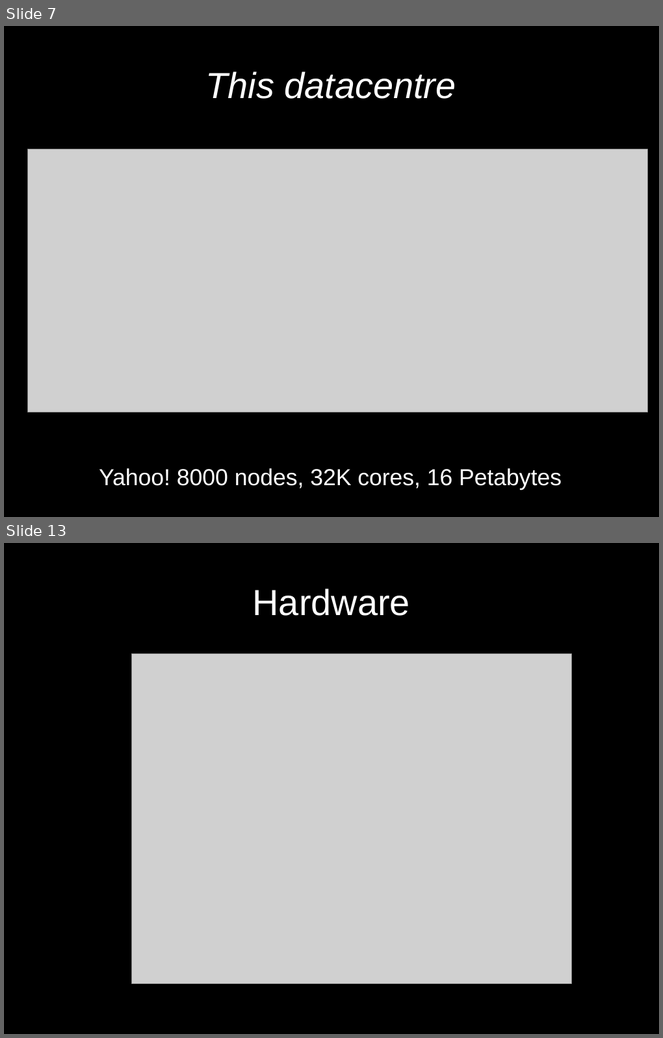
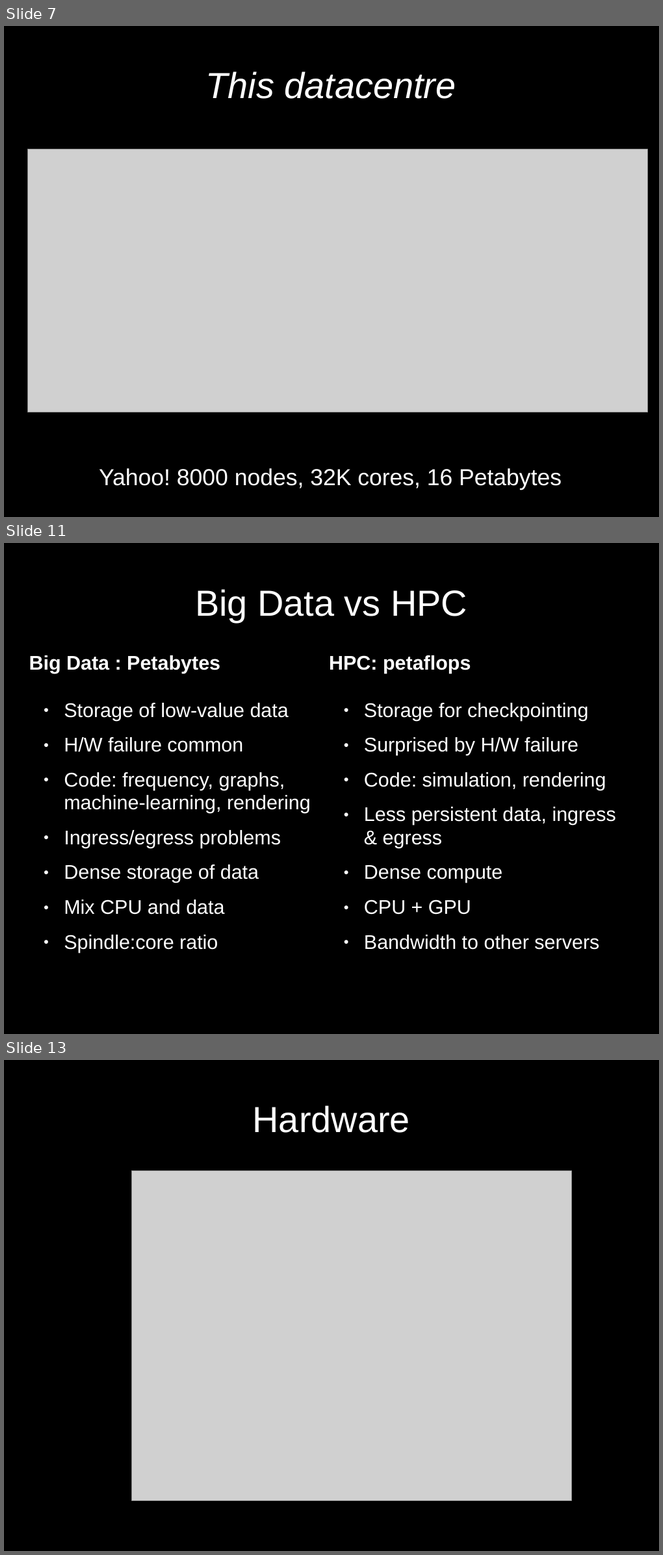
Before and after one commit to rhusar/smartfrog, a slide deck: core/components/hadoop/doc/my_other_computer_is_a_datacentre.ppt. Shown one above the other, each under a label of ours: slides 7 and 13 before the commit, slides 7, 11 and 13 after it; the slides between them are not shown. The pictures are 663x1038 and 663x1555 pixels, drawn with LibreOffice and Linux fonts; fonts in the diff are those of the drawing; grey boxes stand for pictures. Boxes give left, top, right and bottom in pixels: in the first picture for what was removed or moved away, otherwise in the second. Text is boxed around its words. In the diff, an @@ line names an element or a change of style, - is before the commit and + after.

```diff
--- a/core/components/hadoop/doc/my_other_computer_is_a_datacentre.ppt
+++ b/core/components/hadoop/doc/my_other_computer_is_a_datacentre.ppt
@@ slide 11 added at bbox=[4, 543, 659, 1034], background #000000 @@
@@ text added at bbox=[195, 589, 467, 622], 44 pt, text #FFFFFF @@
+Big Data vs HPC
@@ text added at bbox=[29, 655, 220, 674], 24 pt, text #FFFFFF, bold @@
+Big Data : Petabytes
@@ text added at bbox=[329, 655, 471, 674], 24 pt, text #FFFFFF, bold @@
+HPC: petaflops
@@ text added at bbox=[64, 703, 311, 953], 24 pt, text #FFFFFF @@
+● Storage of low-value data
+● H/W failure common
+● Code: frequency, graphs, machine-learning, rendering
+● Ingress/egress problems
+● Dense storage of data
+● Mix CPU and data
+● Spindle:core ratio
@@ text added at bbox=[364, 703, 616, 950], 24 pt, text #FFFFFF @@
+● Storage for checkpointing
+● Surprised by H/W failure
+● Code: simulation, rendering
+● Less persistent data, ingress & egress
+● Dense compute
+● CPU + GPU
+● Bandwidth to other servers
```
Also in this commit, not shown: 17 slides changed.
